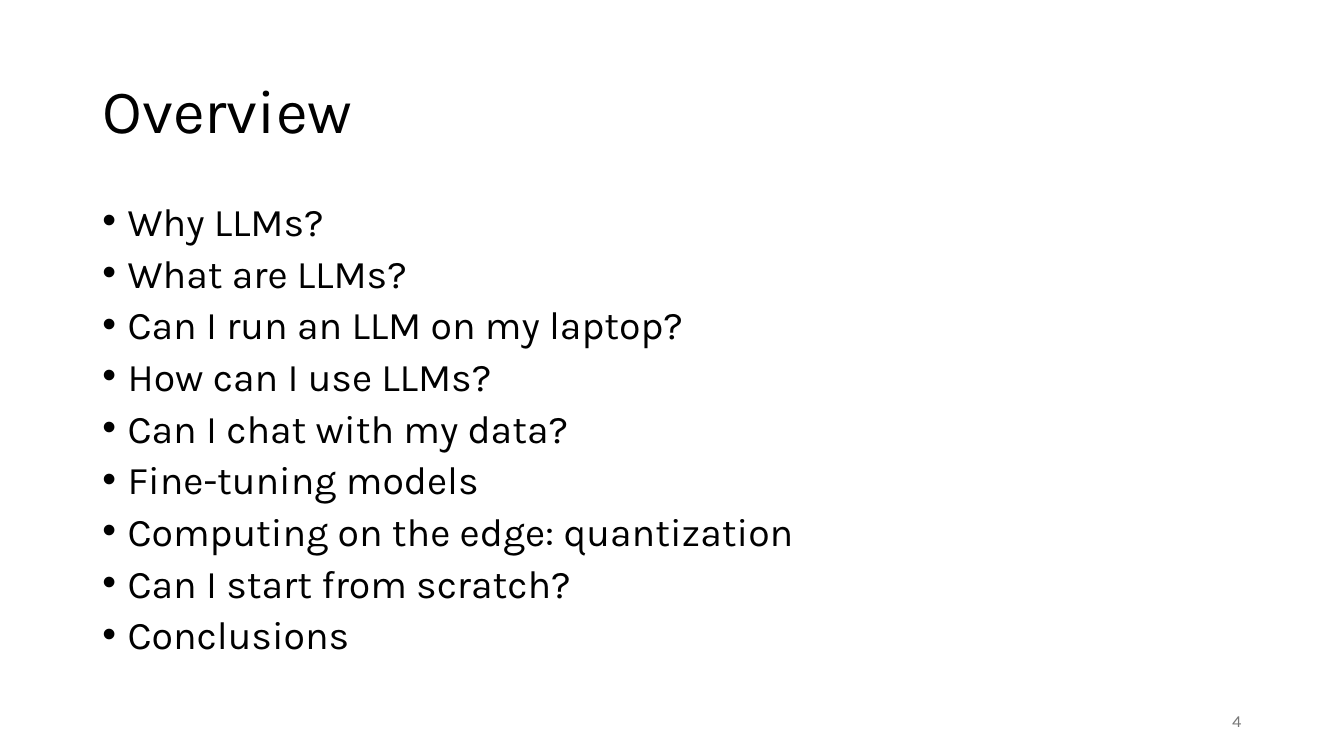
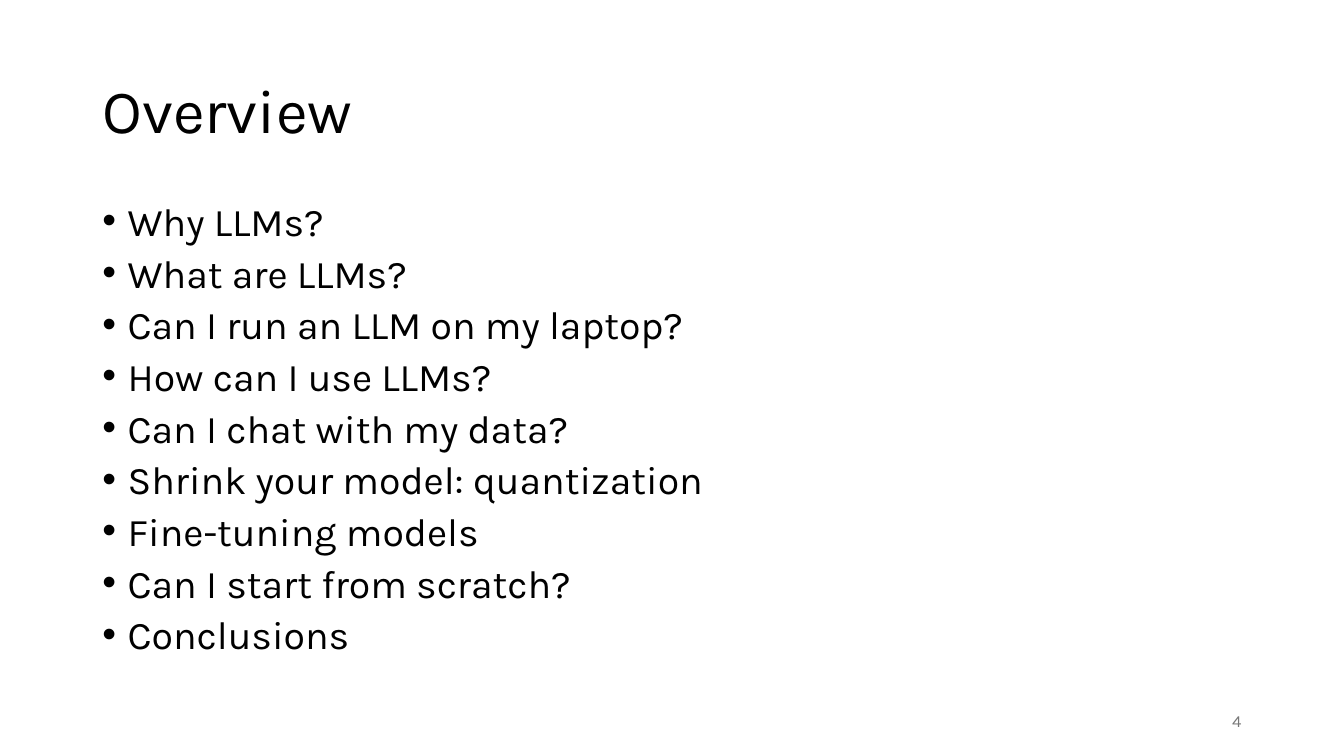
Before and after one commit to gjbex/Deploying-LLMs-locally, a slide deck: slide 4 of local_LLMs.pptx. Drawn at 1344x756 pixels with LibreOffice and Linux fonts; fonts in the diff are those of the drawing. Boxes give left, top, right and bottom in pixels: in the first picture for what was removed or moved away, otherwise in the second. Text is boxed around its words. In the diff, an @@ line names an element or a change of style, - is before the commit and + after.

```diff
--- a/local_LLMs.pptx
+++ b/local_LLMs.pptx
@@ text at <box>128,467,703,504</box>: paragraph added @@
+• Shrink your model: quantization
@@ text at <box>128,519,794,556</box>: paragraph removed @@
-• Computing on the edge: quantization
```
Also in this commit, not shown: 1 other slide changed.
